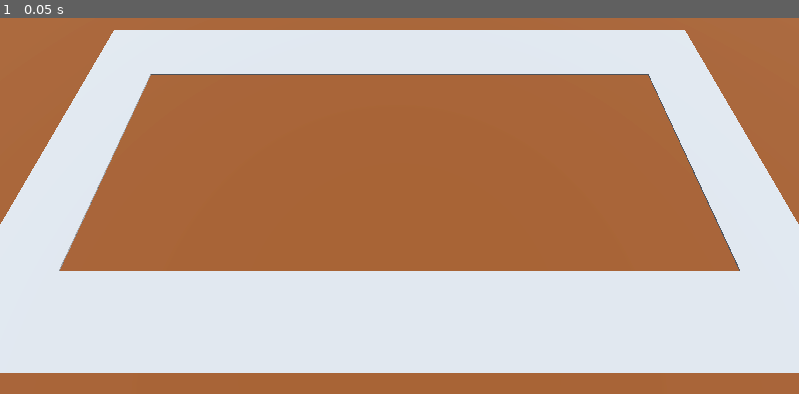
Above: before the commit, frame 1.
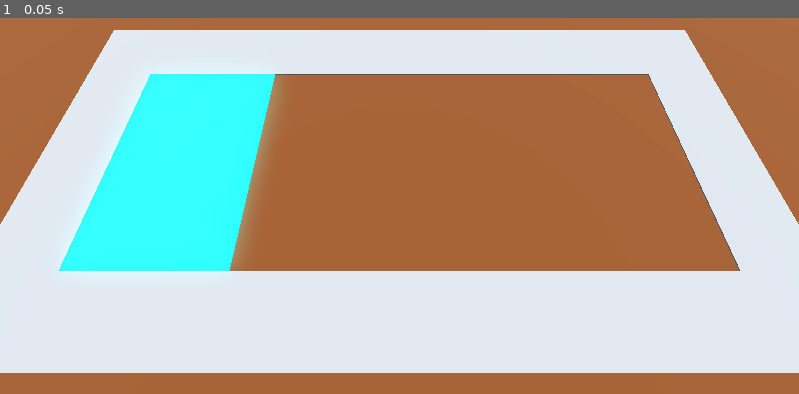
Above: after the commit, the same moment.

Repository: DrDuckson/Barbarian_Blaster
Game: Godot game, scene res://scenes/main.tscn
Two runs of this game, one before a commit and one after it. Both use one fixed random seed, a clock stepped at 60 frames per second and the inputs below.
Inputs:
- Up to frame 1 (0.05 s): no input

The runs differ from the first frame. In frame 1, 10% of the frame differs, in the area x 7-35%, y 14-68%.

Commit message:
Edited GridMap

Diff:
--- a/scenes/main.tscn
+++ b/scenes/main.tscn
@@ -42,5 +42,5 @@
 cell_size = Vector3(4, 4, 4)
 cell_center_y = false
 data = {
-"cells": PackedInt32Array(65535, 65534, 0, 65535, 2, 0, 0, 2 …(258 unchanged characters)… 0, 65531, 2, 0, 65531, 1, 0, 65531, 0, 0)
+"cells": PackedInt32Array(65535, 65534, 0, 65535, 2, 0, 0, 2 …(258 unchanged characters)… 0, 65531, 2, 0, 65531, 1, 0, 65531, 0, 0, 65532, 65535, 1, 65532, 0, 1, 65532, 1, 1, 65533, 1, 1, 65533, 0, 1, 65533, 65535, 1)
 }
Not shown: 4 places in MeshLibraries/SpaceLibrary.tres that only renumber resources
